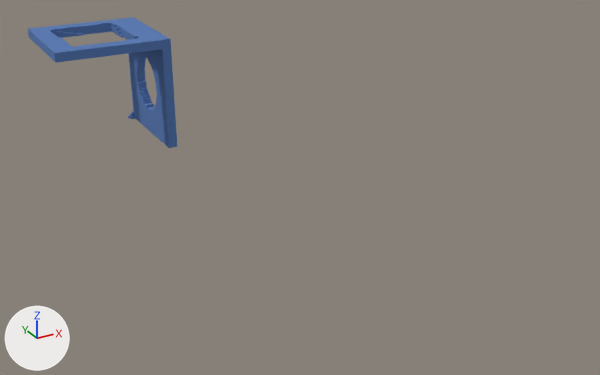
Before and after pictures for a commit that changed the glTF model models/chunk2.gltf.
Before and after are seen from a camera (50 mm lens) standing at (-98.0, -365.0, 136.0) and looking at (42.0, -111.0, 9.0). The axes (+X, +Y, +Z) are drawn at lower left. The lights are the same throughout.

The older version as bpy lines, for what is in view:
```python
me_00_mesh_005 = bpy.data.meshes.new('00-Mesh.005')
me_00_mesh_005.from_pydata(...)  # 375 vertices, 510 faces; spans x -25.0..25.0, y -25.0..25.0, z -25.0..25.0
me_00_mesh_005.materials.append(mat_00_material_005)
ob_00_local_001 = bpy.data.objects.new('00-Local.001', me_00_mesh_005)
ob_00_local_001.location = (0.0, 0.0, 25.0)
ob_00_local_001.rotation_euler = (0.0, -3.142, 0.0)  # degrees (0, -180, 0)
ob_00_local_001.scale = (-1.0, -1.0, -1.0)
```
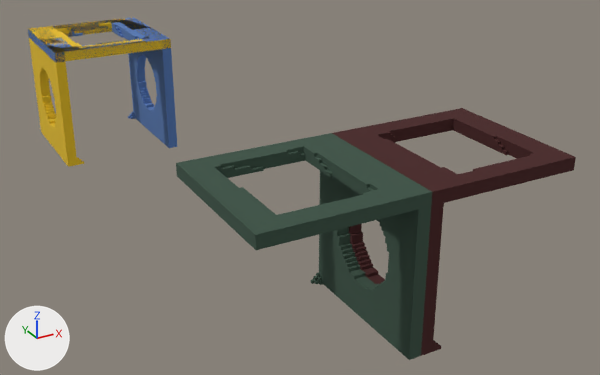
Boxes (x1, y1, x2, y2) around the edits, measured in the pictures (600 x 375 px):
'00-Local', added
    after: (176, 133, 432, 360)
'00-Local.002', added
    after: (332, 108, 576, 356)
'00-Local.001', turned, rescaled
    both: (28, 17, 177, 148)
'00-Local.003', added
    after: (28, 17, 171, 167)

The change, as a diff of the scene's bpy script:
```diff
--- a/models/chunk2.gltf.py
+++ b/models/chunk2.gltf.py
@@ img_image_0_3 @@
+img_image_0_3 = load_image('Image_0-3', 'Image_0-3.png', 128, 64, 'sRGB')
@@ img_image_0_2 @@
+img_image_0_2 = load_image('Image_0-2', 'Image_0-2.png', 128, 64, 'sRGB')
@@ img_image_0 @@
+img_image_0 = load_image('Image_0', 'Image_0.png', 128, 64, 'sRGB')
@@ mat_00_material_007 @@
+mat_00_material_007 = bpy.data.materials.new('00-Material.007')
+# uses the picture img_image_0_3
+# uses the picture img_image_1
@@ mat_00_material_006 @@
+mat_00_material_006 = bpy.data.materials.new('00-Material.006')
+# uses the picture img_image_0_2
+# uses the picture img_image_1
@@ mat_00_material_004 @@
+mat_00_material_004 = bpy.data.materials.new('00-Material.004')
+# uses the picture img_image_0
+# uses the picture img_image_1
@@ me_00_mesh_007 @@
+me_00_mesh_007.from_pydata(...)  # 375 vertices, 510 faces; spans x -25.0..25.0, y -25.0..25.0, z -25.0..25.0
+me_00_mesh_007.materials.append(mat_00_material_007)
@@ me_00_mesh_006 @@
+me_00_mesh_006.from_pydata(...)  # 375 vertices, 510 faces; spans x -25.0..25.0, y -25.0..25.0, z -25.0..25.0
+me_00_mesh_006.materials.append(mat_00_material_006)
@@ me_00_mesh_004 @@
+me_00_mesh_004.from_pydata(...)  # 375 vertices, 510 faces; spans x -25.0..25.0, y -25.0..25.0, z -25.0..25.0
+me_00_mesh_004.materials.append(mat_00_material_004)
@@ ob_00_local_001 @@
 ob_00_local_001.location = (0.0, 0.0, 25.0)
-ob_00_local_001.rotation_euler = (0.0, -3.142, 0.0)  # degrees (0, -180, 0)
-ob_00_local_001.scale = (-1.0, -1.0, -1.0)
@@ ob_00_local_003 @@
+ob_00_local_003 = bpy.data.objects.new('00-Local.003', me_00_mesh_007)
+ob_00_local_003.parent = ob_00_global_003
+ob_00_local_003.location = (0.0, 0.0, 25.0)
@@ ob_00_global_003 @@
+ob_00_global_003 = bpy.data.objects.new('00-Global.003', None)
+ob_00_global_003.parent = ob_world_global_003
+ob_00_global_003.location = (0.0, 0.0, 0.0)
@@ ob_world_global_003 @@
+ob_world_global_003 = bpy.data.objects.new('World-Global.003', None)
+ob_world_global_003.location = (0.0, 0.0, 0.0)
+ob_world_global_003.rotation_euler = (3.142, 0.0, 0.0)  # degrees (180, 0, 0)
+ob_world_global_003.scale = (-1.0, -1.0, -1.0)
@@ ob_00_local_002 @@
+ob_00_local_002 = bpy.data.objects.new('00-Local.002', me_00_mesh_006)
+ob_00_local_002.parent = ob_00_global_002
+ob_00_local_002.location = (0.0, 0.0, 25.0)
@@ ob_00_global_002 @@
+ob_00_global_002 = bpy.data.objects.new('00-Global.002', None)
+ob_00_global_002.parent = ob_world_global_002
+ob_00_global_002.location = (0.0, 0.0, 0.0)
@@ ob_world_global_002 @@
+ob_world_global_002 = bpy.data.objects.new('World-Global.002', None)
+ob_world_global_002.location = (50.0, -186.5, 0.0)
+ob_world_global_002.rotation_euler = (3.142, 0.0, 0.0)  # degrees (180, 0, 0)
+ob_world_global_002.scale = (-1.0, -1.0, -1.0)
@@ ob_00_local @@
+ob_00_local = bpy.data.objects.new('00-Local', me_00_mesh_004)
+ob_00_local.parent = ob_00_global
+ob_00_local.location = (0.0, 0.0, 25.0)
@@ ob_00_global @@
+ob_00_global = bpy.data.objects.new('00-Global', None)
+ob_00_global.parent = ob_world_global
+ob_00_global.location = (0.0, 0.0, 0.0)
@@ ob_world_global @@
+ob_world_global = bpy.data.objects.new('World-Global', None)
+ob_world_global.location = (0.0, -186.5, 0.0)
+ob_world_global.rotation_euler = (0.0, -3.142, 0.0)  # degrees (0, -180, 0)
+ob_world_global.scale = (-1.0, -1.0, -1.0)
```
